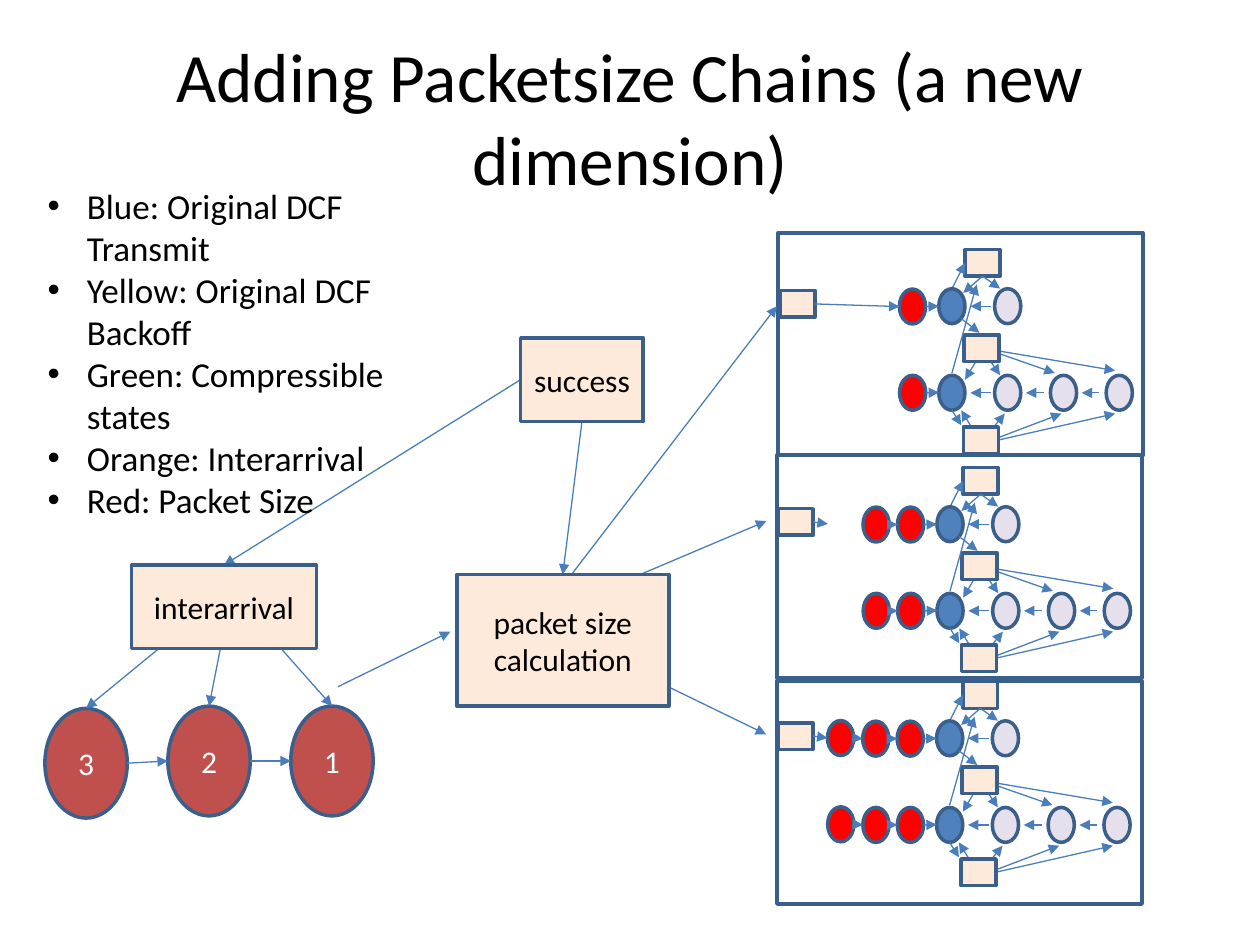
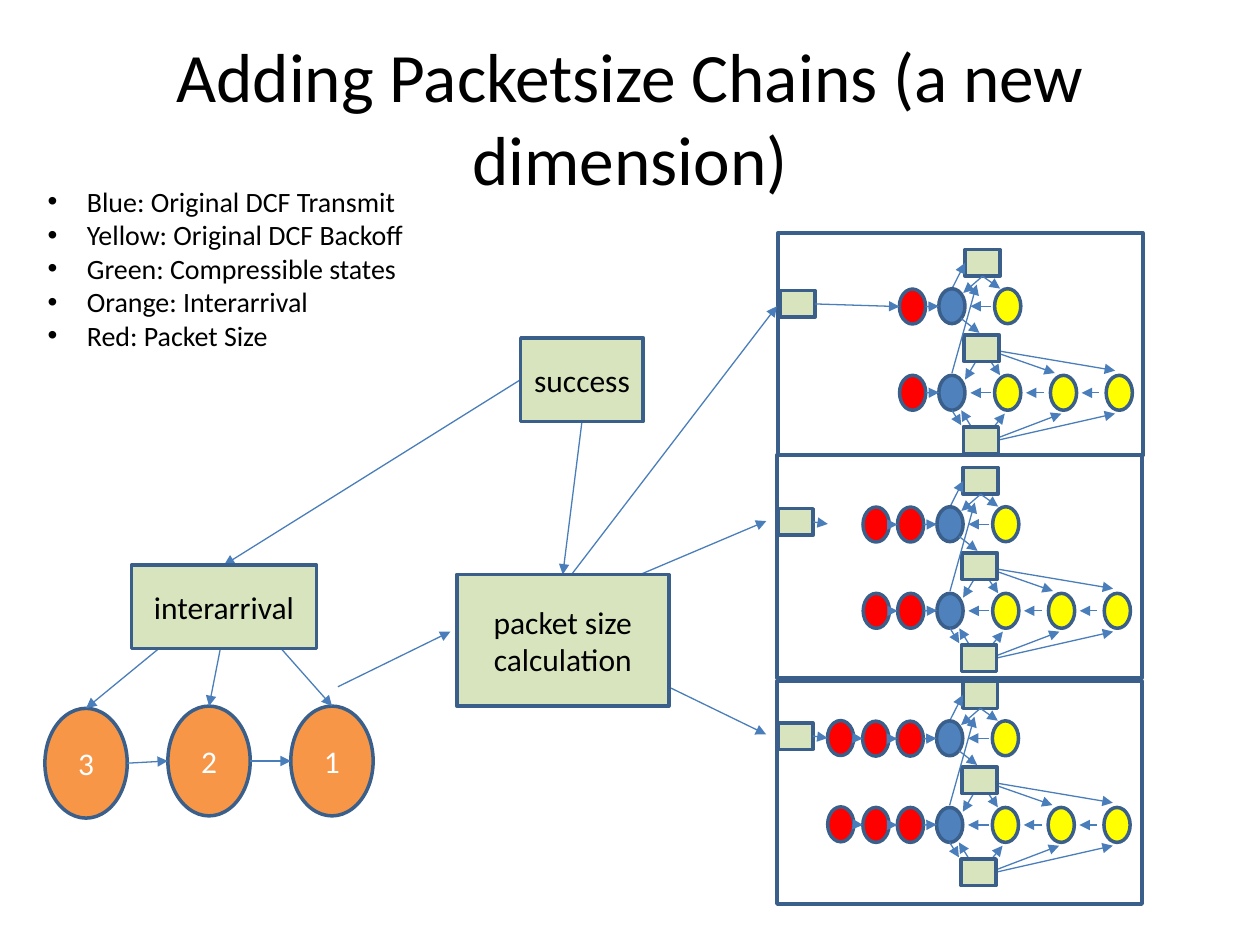
Before and after one commit to tamirh-uci/HeteroTrafficModels, a slide deck: slide 16 of presentation/slides.pptx (slide 15 before the commit). Drawn at 1260x945 pixels with LibreOffice and Linux fonts; fonts in the diff are those of the drawing. Boxes give left, top, right and bottom in pixels: in the first picture for what was removed or moved away, otherwise in the second. Text is boxed around its words. In the diff, an @@ line names an element or a change of style, - is before the commit and + after.

Commit message:
Updating the compressible state slides, correcting color and text

```diff
--- a/presentation/slides.pptx
+++ b/presentation/slides.pptx
@@ text "Blue: Original DCF Transmit" at box(87, 192, 403, 347): size 20 to 16 pt @@
@@ fill #E6E0EC to #FFFF00 in 12 elements at box(993, 721, 1019, 756), box(993, 808, 1019, 843), box(1048, 808, 1075, 843), box(1104, 808, 1130, 843), box(993, 507, 1019, 542), box(993, 593, 1019, 629), box(1048, 593, 1075, 629), box(1104, 593, 1130, 629), box(994, 289, 1021, 324), box(994, 375, 1021, 411), box(1051, 375, 1077, 411), box(1106, 375, 1133, 411) @@
@@ fill #FDEADA to #D7E4BD in 15 elements at box(520, 338, 643, 421), box(131, 564, 316, 648), box(457, 575, 669, 706), box(963, 682, 998, 708), box(777, 723, 813, 750), box(961, 767, 997, 794), box(961, 859, 997, 886), box(963, 467, 998, 494), box(779, 509, 814, 536), box(963, 553, 998, 580), box(961, 645, 997, 672), box(965, 249, 1000, 276), box(780, 291, 815, 318), box(964, 335, 999, 362), box(964, 427, 999, 454) @@
@@ fill #C0504D to #F79646 in 3 elements at box(45, 708, 127, 818), box(168, 706, 249, 815), box(291, 706, 373, 815) @@
```
Also in this commit, not shown: 4 other slides changed, 1 slide added.
